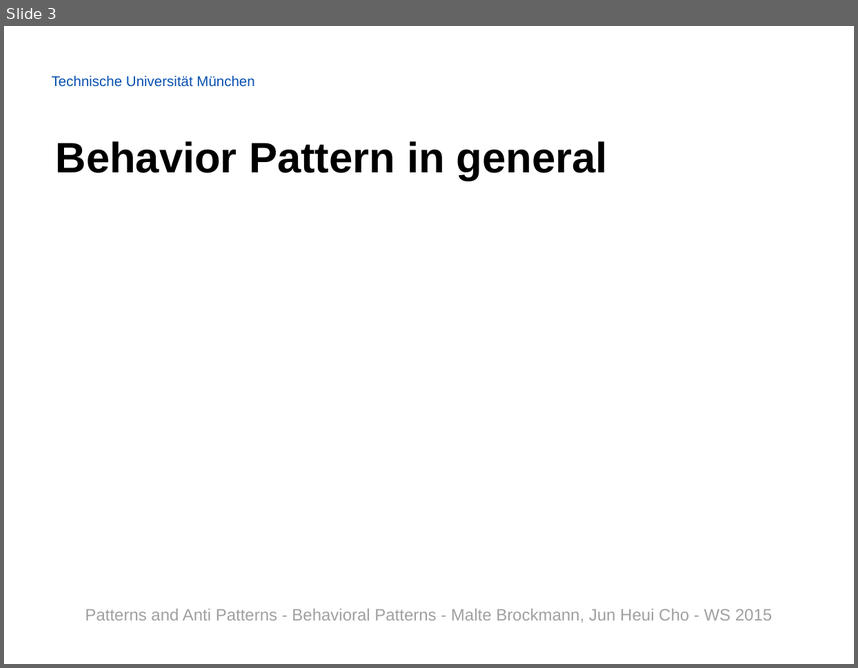
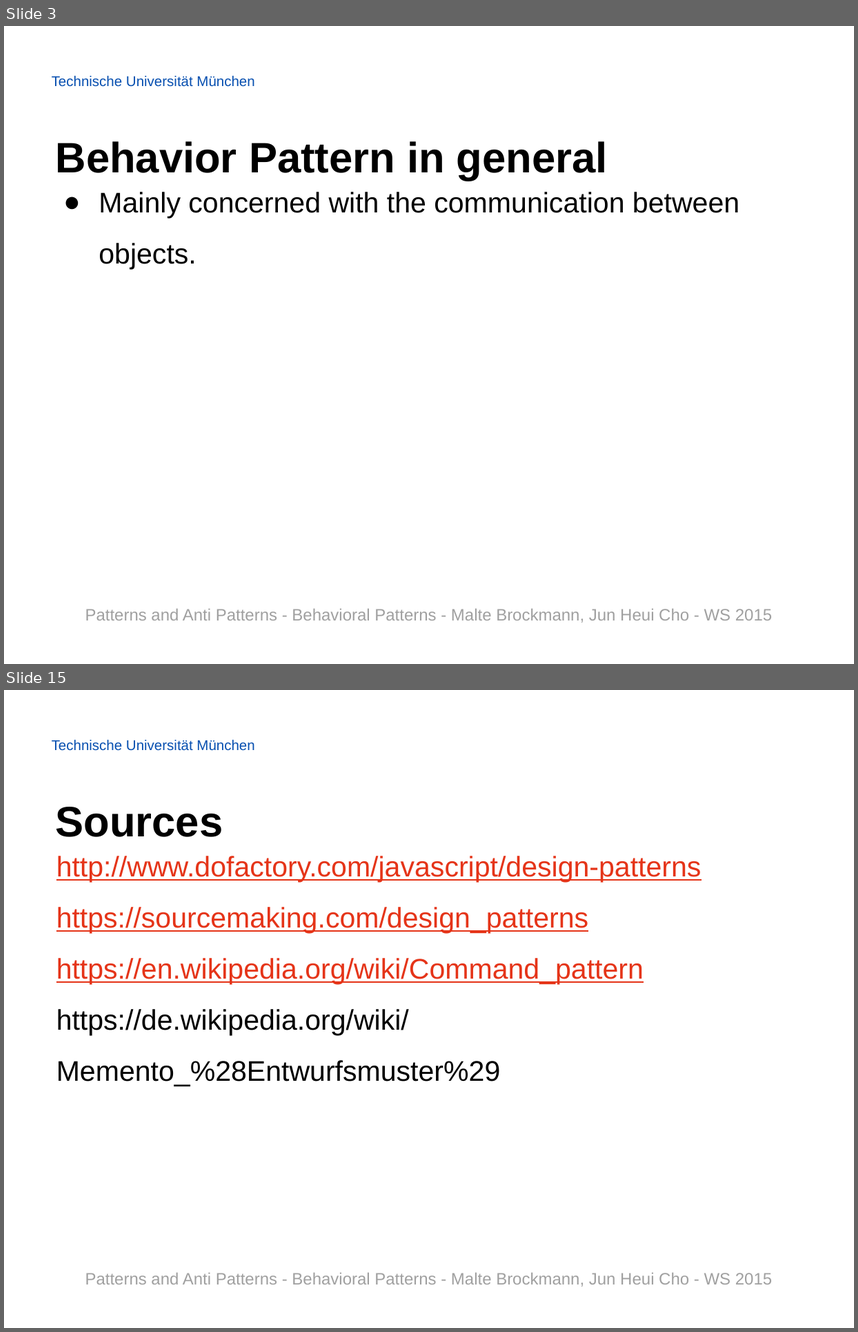
Before and after one commit to Painted6/Behavioral-design-patterns, a slide deck: Behavioral Patterns - JS Patterns and Anti Patterns.pptx. Shown one above the other, each under a label of ours: slide 3 before the commit, slides 3 and 15 after it; the slides between them are not shown. The pictures are 858x668 and 858x1332 pixels, drawn with LibreOffice and Linux fonts; fonts in the diff are those of the drawing; background and template pictures are left out. Boxes give left, top, right and bottom in pixels: in the first picture for what was removed or moved away, otherwise in the second. Text is boxed around its words. In the diff, an @@ line names an element or a change of style, - is before the commit and + after.

Commit message:
added slides for command and memento pattern & for the spaceinvader game. (sources are on the last slide)

```diff
--- a/Behavioral Patterns - JS Patterns and Anti Patterns.pptx
+++ b/Behavioral Patterns - JS Patterns and Anti Patterns.pptx
@@ slide 15 added at [4,690,854,1328], background picture (left out); not listed: 1 template element that a slide beside it also shows @@
@@ title added at [56,807,223,837], 36 pt, text #000000, bold @@
+Sources
@@ text added at [56,856,702,1086], 24 pt, text #E53418, underline @@
+http://www.dofactory.com/javascript/design-patterns
+https://sourcemaking.com/design_patterns
+https://en.wikipedia.org/wiki/Command_pattern
+https://de.wikipedia.org/wiki/Memento_%28Entwurfsmuster%29
@@ text added at [85,1272,772,1286], 14 pt, text #A0A0A0 @@
+Patterns and Anti Patterns - Behavioral Patterns - Malte Brockmann, Jun Heui Cho - WS 2015
@@ slide 3 changed as well @@
@@ text added at [99,192,740,269], 24 pt, text #000000 @@
+● Mainly concerned with the communication between objects.
```
Also in this commit, not shown: 2 other slides changed, 9 other slides added.
